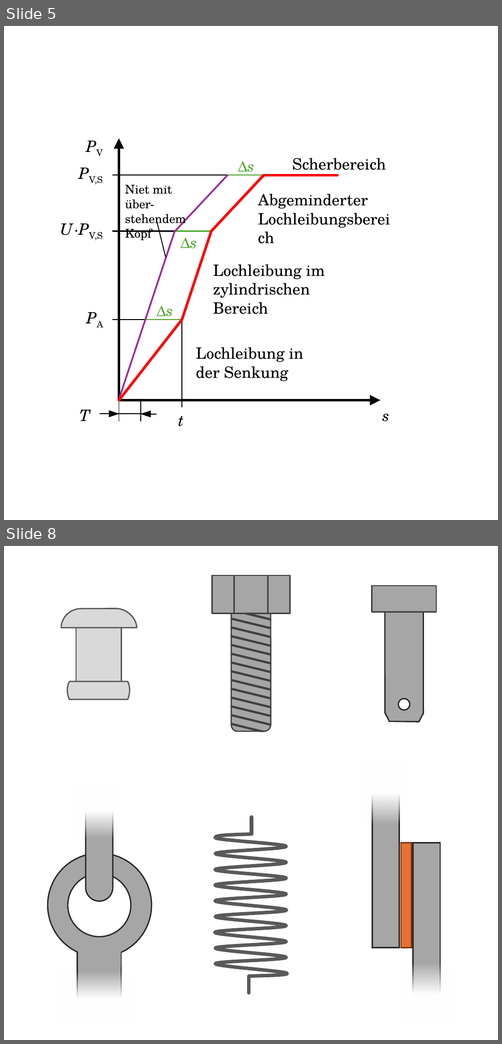
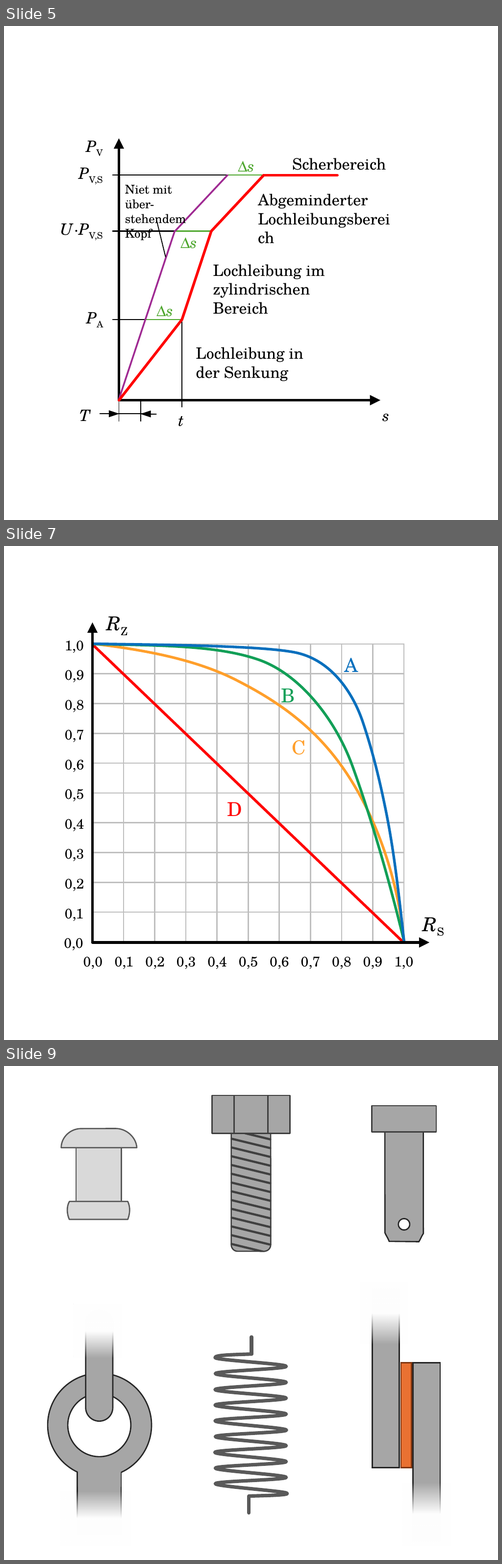
Before and after one commit to m4zeRobot/Project-FoSa, a slide deck: LaTeX B.Sc. LRT/Konstruktionslehre 1&2/images/KE-Images.pptx. Shown one above the other, each under a label of ours: slides 5 and 8 before the commit, slides 5, 7 and 9 after it; the slides between them are not shown. The pictures are 502x1044 and 502x1564 pixels, drawn with LibreOffice and Linux fonts; fonts in the diff are those of the drawing. Boxes give left, top, right and bottom in pixels: in the first picture for what was removed or moved away, otherwise in the second. Text is boxed around its words. In the diff, an @@ line names an element or a change of style, - is before the commit and + after.

```diff
--- a/LaTeX B.Sc. LRT/Konstruktionslehre 1&2/images/KE-Images.pptx
+++ b/LaTeX B.Sc. LRT/Konstruktionslehre 1&2/images/KE-Images.pptx
@@ slide 7 added at (4, 546, 498, 1040), background #FFFFFF @@
@@ text added at (93, 605, 142, 641), 11 pt, text #000000, italic @@
+RZ
@@ arrow added from (93, 942) to (93, 622), #000000 1.5 pt @@
@@ freeform shape added at (92, 644, 404, 942), outline #FF9F2B 1.5 pt @@
@@ line added from (93, 645) to (404, 942), #FF0000 1.5 pt @@
@@ freeform shape added at (93, 644, 404, 942), outline #129F57 1.5 pt @@
@@ freeform shape added at (93, 644, 404, 942), outline #086FBD 1.5 pt @@
@@ group added at (93, 644, 404, 942): 22 lines @@
@@ text added at (345, 658, 358, 674), 11 pt, text #086FBD @@
+A
@@ text added at (281, 688, 295, 708), 11 pt, text #129F57 @@
+B
@@ text added at (292, 740, 305, 755), 11 pt, text #FF9F2B @@
+C
@@ text added at (227, 802, 242, 816), 11 pt, text #FF0000 @@
+D
@@ group added at (65, 641, 84, 921): 10 texts @@
+1,0
+0,9
+0,8
+0,7
+0,6
+0,5
+0,4
+0,3
+0,2
+0,1
@@ text added at (409, 906, 458, 942), 11 pt, text #000000, italic @@
+RS
@@ text added at (64, 938, 83, 950), 8 pt, text #000000 @@
+0,0
@@ arrow added from (93, 942) to (429, 942), #000000 1.5 pt @@
@@ text added at (83, 957, 103, 969), 8 pt, text #000000 @@
+0,0
@@ group added at (115, 957, 413, 969): 10 texts @@
+0,9
+1,0
+0,8
+0,7
+0,6
+0,5
+0,4
+0,3
+0,2
+0,1
@@ what was slide 8 is now slide 9 @@
```
Also in this commit, not shown: 1 slide changed, 3 other files.
